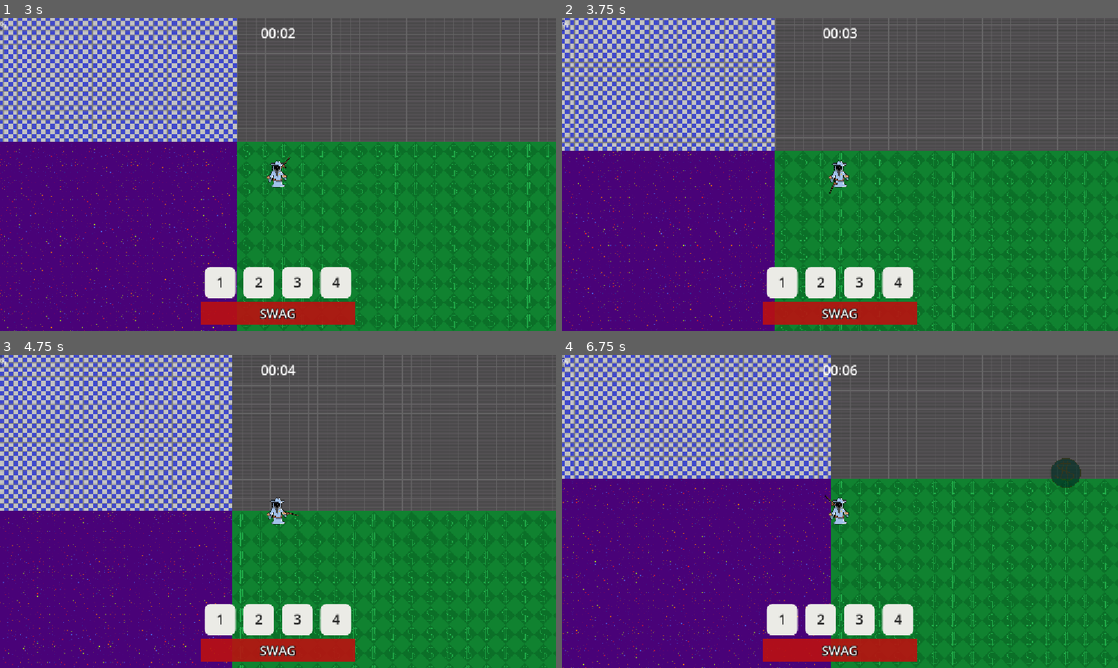
Above: before the commit, frames 1-4 (two rows, left to right).
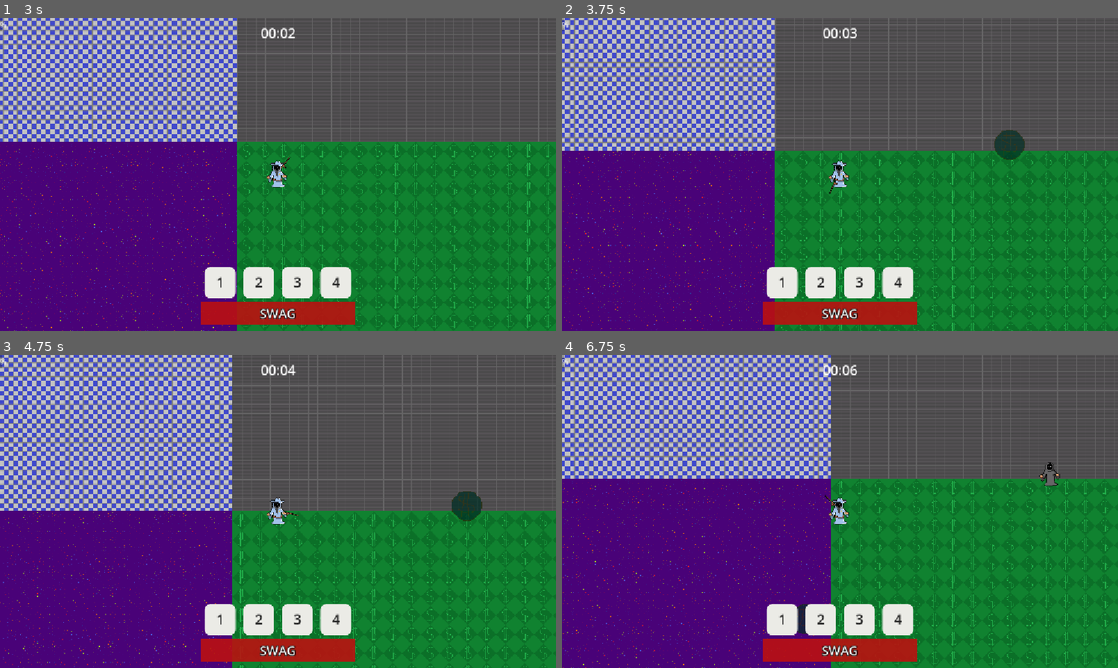
Above: after the commit, the same moments.

Repository: LeyuDing/SteelHacks2026
Game: Godot game, scene res://Scenes/main_menu.tscn
Same seed, same stepped clock (60 frames per second), same inputs: the game is played once before the commit and once after it. The engine's default icon, where the game draws it, is replaced by a stand-in: a white triangle on a blue panel in a dark square.
Inputs (mouse positions are in pixels of both pictures, inside the frame that each line leads up to):
- Up to frame 1 (3 s): click "Start" at 0.5 s; tap Enter at 1.25 s; move the mouse to (400, 158) at 1.27 s; hold Right (ui_right) 1.28-2.03 s; move the mouse to (166, 190) at 2.02 s; hold Down (ui_down) 2.03-2.78 s; move the mouse to (333, 105) at 2.77 s; hold Right (ui_right) from 2.78 s (still down)
- Up to frame 2 (3.75 s): move the mouse to (812, 237) at 3.52 s; release Right (ui_right) at 3.53 s; hold Up (ui_up) from 3.53 s (still down)
- Up to frame 3 (4.75 s): move the mouse to (444, 558) at 4.27 s; release Up (ui_up) at 4.28 s; hold Left (ui_left) from 4.28 s (still down)
- Up to frame 4 (6.75 s): move the mouse to (673, 464) at 5.02 s; move the mouse to (867, 511) at 5.77 s; release Left (ui_left) at 5.78 s; hold Down (ui_down) 5.78-6.53 s; move the mouse to (756, 433) at 6.52 s; hold Right (ui_right) from 6.53 s (still down)

Frame 1 is identical in both runs. In frame 2, 0.4% of the frame differs, in the area x 77-84%, y 35-46%; in frame 3, 0.4%; in frame 4, 0.6%, in the area x 42-94%, y 32-90%.

Commit message:
made enemies scale and fixed stun bug

Diff:
--- a/Scenes/main_scene.tscn
+++ b/Scenes/main_scene.tscn
@@ -58,7 +58,7 @@
 [node name="PlayerCharacter" parent="." unique_id=461456606 instance=ExtResource("1_6l7je")]
 
 [node name="EnemyTimer" type="Timer" parent="." unique_id=1259773366]
-wait_time = 5.0
+wait_time = 2.5
 autostart = true
 script = ExtResource("3_jv6wh")
 
--- a/Scripts/test_enemy.gd
+++ b/Scripts/test_enemy.gd
@@ -20,6 +20,8 @@
 
 func _ready():
 	$Sprite2D.material = $Sprite2D.material.duplicate()
+	SPEED *= GameClock.elapsed_time/10.0
+	HP *= GameClock.elapsed_time/10.0
 	make_path()
 
 func _physics_process(delta: float) -> void:
@@ -66,7 +68,9 @@
 	HP -= damage
 	if element == "fire": burn += 2
 	if element == "ice": freeze += 5
-	if element == "lightning": stun = true
+	if element == "lightning":
+		stun = true
+		velocity = Vector2.ZERO
 
 func attack_player():
 	AttackTimer.start(1)
@@ -91,6 +95,7 @@
 	$Sprite2D.material.set_shader_parameter("flash_modifier", 0.0)
 
 func _on_timer_timeout() -> void:
+	if (stun): return
 	make_path()
 
 func _on_status_timer_timeout() -> void:
